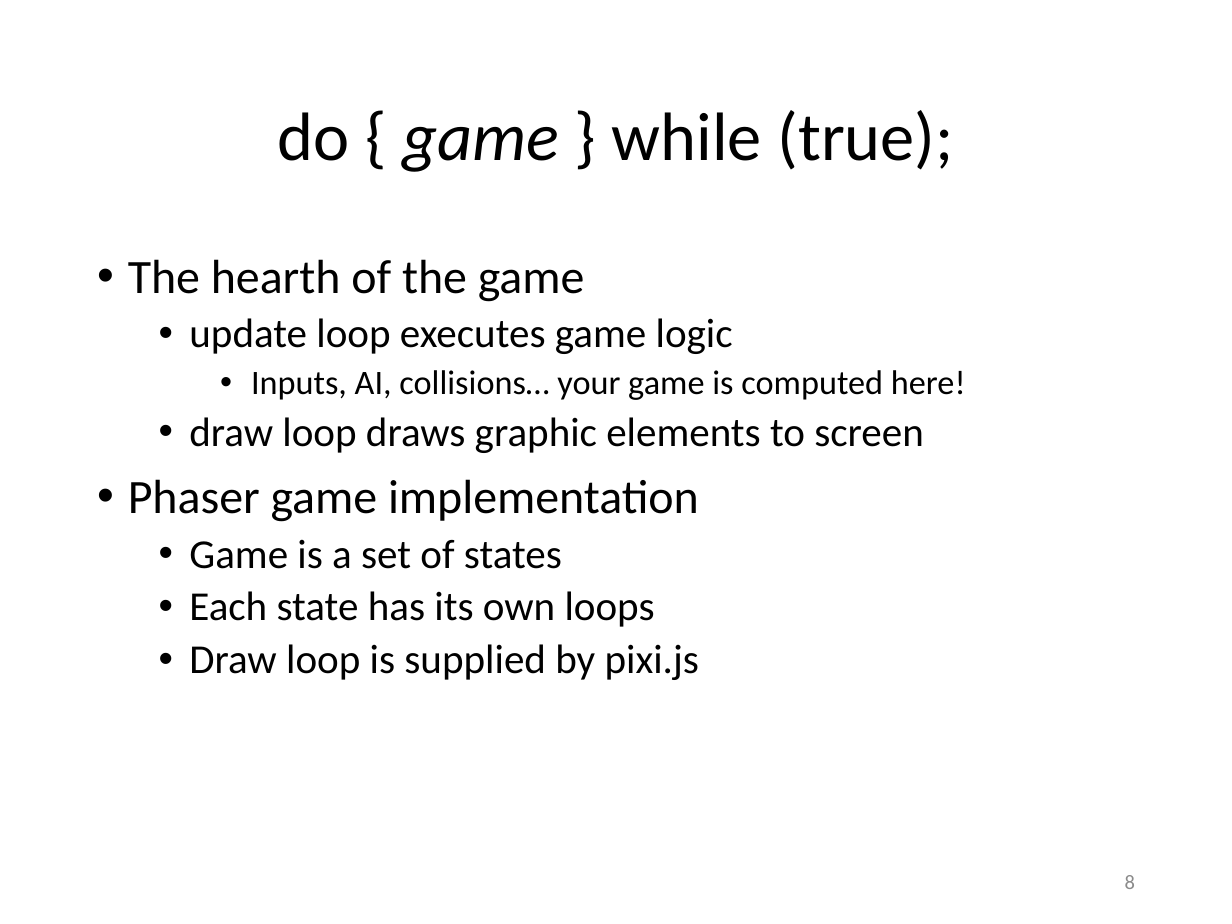
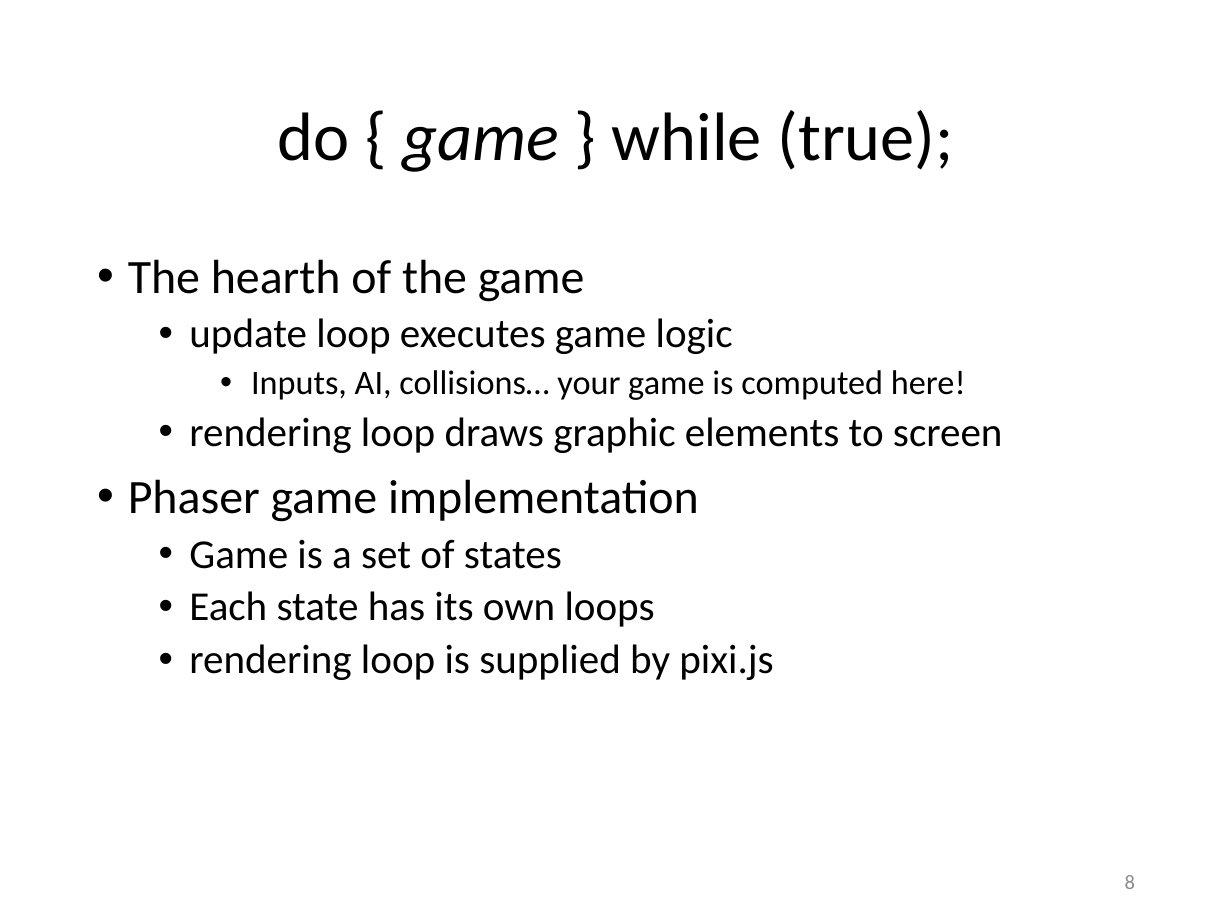
Before and after one commit to Lotti/codemotion2014, a slide deck: slide 8 of codemotion.pptx. Drawn at 1232x924 pixels with LibreOffice and Linux fonts; fonts in the diff are those of the drawing; background and template pictures are left out. Boxes give left, top, right and bottom in pixels: in the first picture for what was removed or moved away, otherwise in the second. Text is boxed around its words. In the diff, an @@ line names an element or a change of style, - is before the commit and + after.

Commit message:
update

```diff
--- a/codemotion.pptx
+++ b/codemotion.pptx
@@ text at <box>189,417,1003,453</box>: text changed @@
-  • draw loop draws graphic elements to screen
+  • rendering loop draws graphic elements to screen
@@ text at <box>189,644,773,680</box>: text changed @@
-  • Draw loop is supplied by pixi.js
+  • rendering loop is supplied by pixi.js
```
Also in this commit, not shown: 2 other slides changed.
